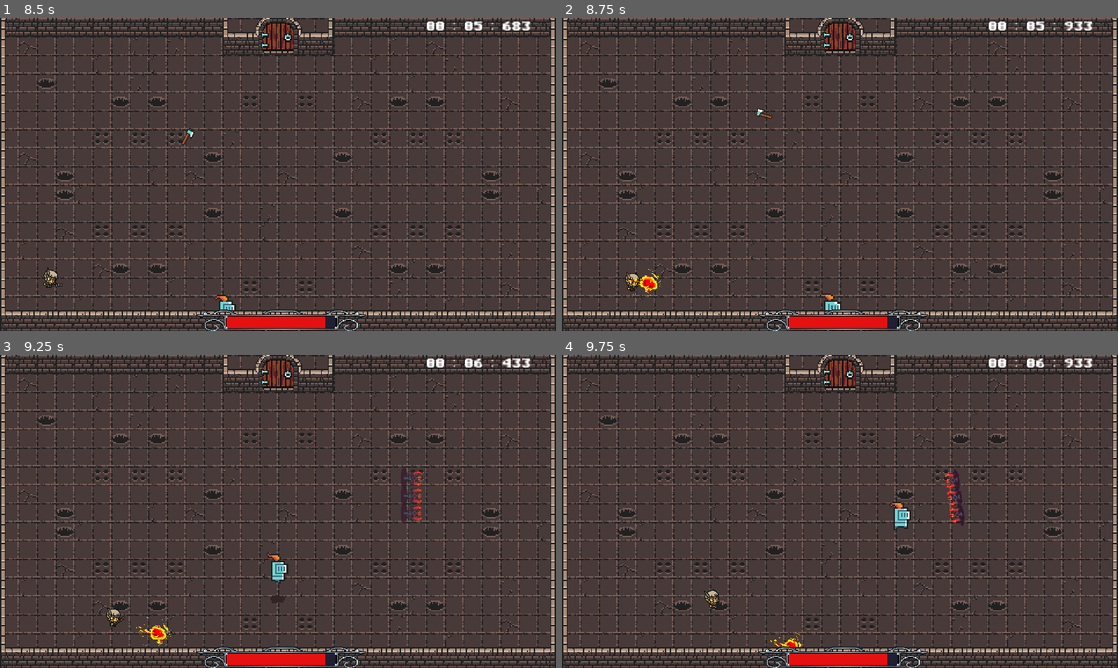
Above: before the commit, frames 1-4 (two rows, left to right).
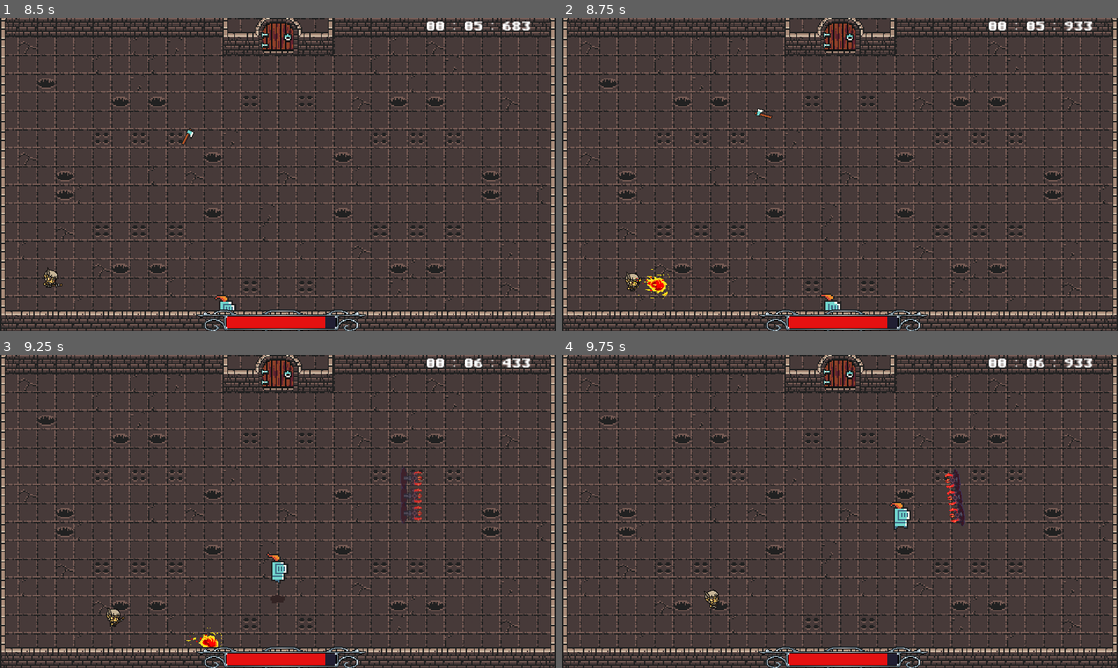
Above: after the commit, the same moments.

Repository: Thomas-Raveneau/SocialDungeons
Game: Godot game, scene res://Scenes/Menus/Settings/Settings.tscn
The game is run twice, just before and just after one commit, with the same random seed, the same clock (stepped at 60 frames per second) and the same inputs. This scene is started directly instead of the project's main scene.
Inputs (mouse positions are in pixels of both pictures, inside the frame that each line leads up to):
- Up to frame 1 (8.5 s): tap Enter at 0.5 s; move the mouse to (400, 158) at 0.52 s; hold D (move_right) 0.53-1.25 s; tap Shift (action_dash) at 0.6, 5.1, 7.35 s; click "Back to main menu" at 1.25 s; click (278, 143) at 2 s; click "Current highscore for Dungeon…" at 2.75 s; move the mouse to (511, 30) at 3.52 s; hold S (move_down) 3.53-4.28 s; click (511, 30) at 3.6 s; move the mouse to (333, 105) at 4.27 s; hold D (move_right) 4.28-5.03 s; hold A (action_spell_02) 4.28-5.03 s; move the mouse to (250, 237) at 5.02 s; hold Z (move_up) 5.03-5.78 s; move the mouse to (444, 221) at 5.77 s; hold Q (move_left) 5.78-7.28 s; click (444, 221) at 5.85 s; move the mouse to (111, 127) at 6.52 s; tap A (action_spell_02) at 6.6 s; move the mouse to (305, 174) at 7.27 s; hold S (move_down) 7.28-8.03 s; move the mouse to (194, 96) at 8.02 s; hold D (move_right) from 8.03 s (still down); click (194, 96) at 8.1 s
- Up to frame 2 (8.75 s): keep holding D (move_right)
- Up to frame 3 (9.25 s): move the mouse to (400, 495) at 8.77 s; release D (move_right) at 8.78 s; hold Z (move_up) from 8.78 s (still down); hold A (action_spell_02) from 8.78 s (still down)
- Up to frame 4 (9.75 s): move the mouse to (728, 527) at 9.52 s; release Z (move_up) at 9.53 s; release A (action_spell_02) at 9.53 s; hold D (move_right) from 9.53 s (still down); tap Shift (action_dash) at 9.6 s

Frame 1 is identical in both runs. In frame 2, 0.2% of the frame differs, in the area x 11-20%, y 80-90%; in frame 3, 0.3%, in the area x 24-40%, y 83-94%; in frame 4, less than 0.1%.

Commit message:
[ADD] - Knockback and color changes for both Mage and Walking Man

Diff:
--- a/Scenes/Mobs/AMonster.gd
+++ b/Scenes/Mobs/AMonster.gd
@@ -36,7 +36,7 @@
 	_handle_death()
 
 func _handle_damage_animation(damage_orientation : Vector2) -> void:
-	velocity = move_and_slide(damage_orientation.normalized() * 1000)
+	velocity = move_and_slide(damage_orientation.normalized() * 100)
 	pass
 
 ############################# PUBLIC METHODS ###################################
--- a/Scenes/Mobs/Boss_Wrath.tscn
+++ b/Scenes/Mobs/Boss_Wrath.tscn
@@ -161,7 +161,7 @@
 [node name="Animated" type="AnimatedSprite" parent="."]
 frames = SubResource( 1 )
 animation = "idle"
-frame = 11
+frame = 3
 playing = true
 
 [node name="Hitbox" type="CollisionShape2D" parent="."]
--- a/Scenes/Mobs/Mage.gd
+++ b/Scenes/Mobs/Mage.gd
@@ -78,6 +78,8 @@
 		if hitbox.disabled or !node:
 			continue
 		if get_tree().get_nodes_in_group("projectile").has(node.collider):
+			$DamageTimer.start()
+			animation.self_modulate = Color(235/255.0, 70/255.0, 70/255.0)
 			take_damage(node.collider.DAMAGE, node.collider.orientation)
 			node.collider.destroy()
 
@@ -89,6 +91,7 @@
 		var bullet = FIREBALL.instance()
 		bullet.position = spawn_point.get_global_position()
 		bullet.orientation = target.position - spawn_point.get_global_position()
+
 		get_parent().add_child(bullet)
 
 ####################### PUBLIC METHODS #########################################
@@ -132,3 +135,8 @@
 	elif animation.get_animation() == "death":
 		is_attacking = false
 		_handle_death()
+
+
+func _on_DamageTimer_timeout() -> void:
+	animation.self_modulate = Color(1, 1, 1)
+	pass # Replace with function body.
--- a/Scenes/Mobs/Mage.tscn
+++ b/Scenes/Mobs/Mage.tscn
@@ -114,7 +114,7 @@
 [node name="Animation" type="AnimatedSprite" parent="."]
 frames = SubResource( 1 )
 animation = "idle"
-frame = 7
+frame = 2
 playing = true
 
 [node name="Hitbox" type="CollisionShape2D" parent="."]
@@ -141,6 +141,9 @@
 
 [node name="AttackTimer" type="Timer" parent="."]
 
+[node name="DamageTimer" type="Timer" parent="."]
+wait_time = 0.2
+
 [node name="SpawnPoint" type="Node2D" parent="."]
 position = Vector2( 149.84, -19.0273 )
 
@@ -152,3 +155,4 @@
 [connection signal="body_entered" from="DetectionArea" to="." method="_on_DetectionArea_body_entered"]
 [connection signal="body_exited" from="DetectionArea" to="." method="_on_DetectionArea_body_exited"]
 [connection signal="timeout" from="AttackTimer" to="." method="_on_AttackTimer_timeout"]
+[connection signal="timeout" from="DamageTimer" to="." method="_on_DamageTimer_timeout"]
--- a/Scenes/Mobs/Projectile/AProjectile.gd
+++ b/Scenes/Mobs/Projectile/AProjectile.gd
@@ -3,7 +3,7 @@
 ########################## VARIABLE ############################################
 
 # MOVEMENT
-export var SPEED : int = 200
+export var SPEED : int = 800
 var velocity : Vector2 = Vector2.ZERO
 var orientation : Vector2 = Vector2.ZERO
 
--- a/Scenes/Mobs/Projectile/FireBall.tscn
+++ b/Scenes/Mobs/Projectile/FireBall.tscn
@@ -63,13 +63,12 @@
 collision_layer = 8
 collision_mask = 17
 script = ExtResource( 8 )
-SPEED = 500
 
 [node name="AnimatedSprite" type="AnimatedSprite" parent="."]
 position = Vector2( -25.8567, 12.9065 )
 frames = SubResource( 7 )
 animation = "Sprite"
-frame = 2
+frame = 4
 playing = true
 
 [node name="Hitbox" type="CollisionShape2D" parent="."]
--- a/Scenes/Mobs/Projectile/Orbe.tscn
+++ b/Scenes/Mobs/Projectile/Orbe.tscn
@@ -33,9 +33,10 @@
 
 [node name="AnimatedSprite" type="AnimatedSprite" parent="."]
 position = Vector2( 3.07807, -4.26733 )
-frames = SubResource( 2 )
+frames = SubResource( 1 )
 animation = "idle"
+frame = 5
 playing = true
 
 [node name="Hitbox" type="CollisionShape2D" parent="."]
-shape = SubResource( 1 )
+shape = SubResource( 2 )
--- a/Scenes/Mobs/WalkingMan.gd
+++ b/Scenes/Mobs/WalkingMan.gd
@@ -53,6 +53,8 @@
 		if get_tree().get_nodes_in_group("player").has(node.collider) and can_hit:
 			_handle_attack(node)
 		if get_tree().get_nodes_in_group("projectile").has(node.collider):
+			$DamageTimer.start()
+			animation.self_modulate = Color(235/255.0, 70/255.0, 70/255.0)
 			take_damage(node.collider.DAMAGE, node.collider.orientation)
 			node.collider.destroy()
 
@@ -79,3 +81,6 @@
 func _on_HitTimer_timeout():
 	can_hit = true
 	hit_sprite.visible = true
+
+func _on_DamageTimer_timeout() -> void:
+	animation.self_modulate = Color(1, 1, 1)
--- a/Scenes/Mobs/WalkingMan.tscn
+++ b/Scenes/Mobs/WalkingMan.tscn
@@ -75,8 +75,12 @@
 shape = SubResource( 3 )
 
 [node name="HitTimer" type="Timer" parent="."]
-wait_time = 2.0
+wait_time = 0.2
+
+[node name="DamageTimer" type="Timer" parent="."]
+wait_time = 0.2
 
 [connection signal="body_entered" from="DetectionArea" to="." method="_on_DetectionArea_body_entered"]
 [connection signal="body_exited" from="DetectionArea" to="." method="_on_DetectionArea_body_exited"]
 [connection signal="timeout" from="HitTimer" to="." method="_on_HitTimer_timeout"]
+[connection signal="timeout" from="DamageTimer" to="." method="_on_DamageTimer_timeout"]
--- a/Scenes/Mobs/Warrior.gd
+++ b/Scenes/Mobs/Warrior.gd
@@ -75,6 +75,7 @@
 		if get_tree().get_nodes_in_group("player").has(node.collider):
 			_handle_hit_attack(node)
 		if get_tree().get_nodes_in_group("projectile").has(node.collider):
+			animation.self_modulate = Color(235/255.0, 70/255.0, 70/255.0)
 			take_damage(node.collider.DAMAGE, node.collider.orientation)
 			node.collider.destroy()
 
--- a/Scenes/Mobs/Warrior.tscn
+++ b/Scenes/Mobs/Warrior.tscn
@@ -129,7 +129,7 @@
 [node name="Animation" type="AnimatedSprite" parent="."]
 frames = SubResource( 1 )
 animation = "idle"
-frame = 11
+frame = 3
 playing = true
 
 [node name="Hitbox" type="CollisionShape2D" parent="."]
Not shown: 2 places in Scenes/Mobs/Projectile/Orbe.tscn that only renumber resources
Not shown, added: Scenes/Player/Assets/low_poly_planet.mb
Not shown, removed: Scenes/Player/Assets/screen_shake.zip
